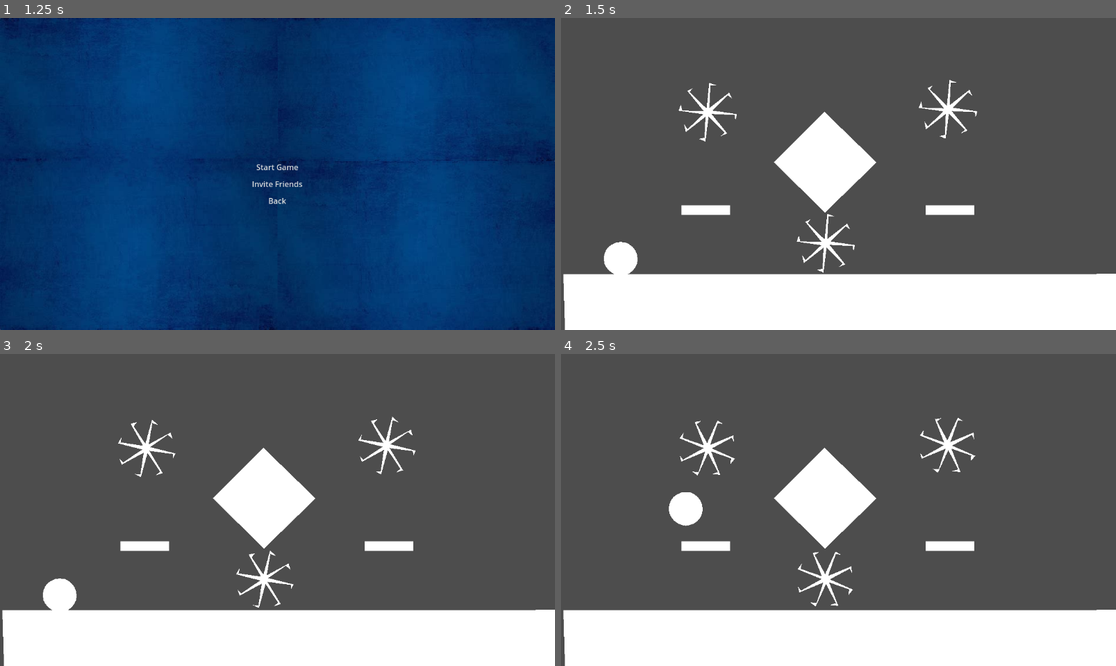
Above: before the commit, frames 1-4 (two rows, left to right).
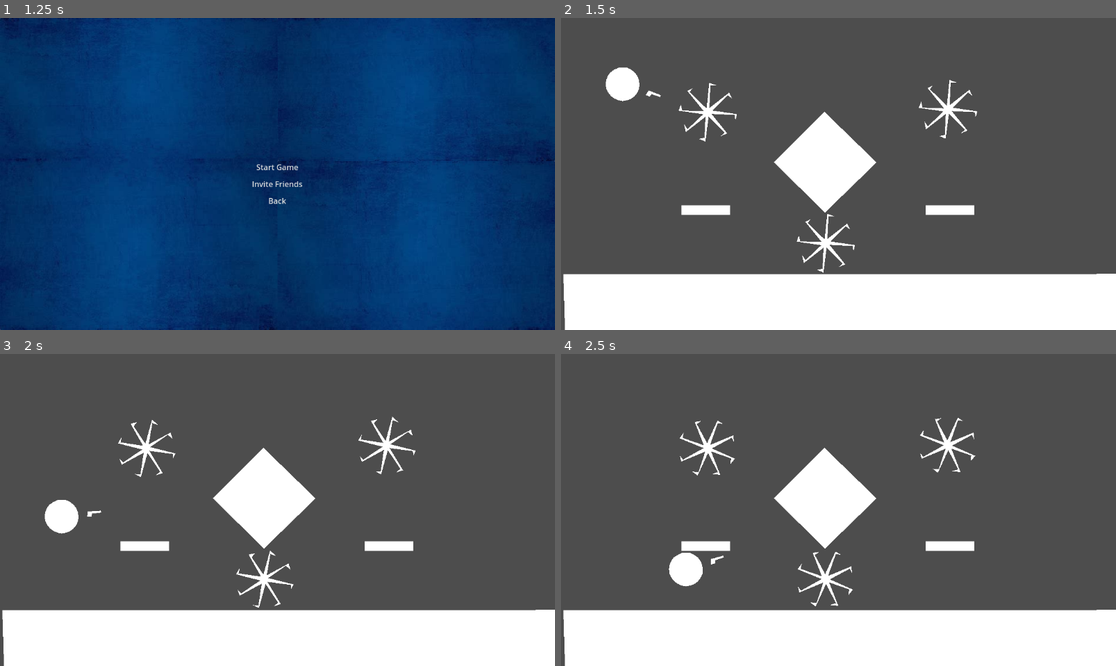
Above: after the commit, the same moments.

Repository: Zblaz/Rounds2
Game: Godot game, scene res://Scenes/main_menu.tscn
Two runs of this game, one before a commit and one after it. Both use one fixed random seed, a clock stepped at 60 frames per second and the inputs below.
Inputs (mouse positions are in pixels of both pictures, inside the frame that each line leads up to):
- Up to frame 1 (1.25 s): click "Lobby" at 0.5 s
- Up to frame 2 (1.5 s): click "Start Game" at 1.25 s
- Up to frame 3 (2 s): no input
- Up to frame 4 (2.5 s): tap Enter (ui_accept) at 2, 2.27 s; move the mouse to (960, 494) at 2.02 s; hold Right (ui_right) from 2.03 s (still down)

Frame 1 is identical in both runs. In frame 2, 1.1% of the frame differs, in the area x 7-19%, y 15-83%; in frame 3, 1.1%; in frame 4, 1.1%, in the area x 19-30%, y 44-75%.

Commit message:
Added gun

Diff:
--- a/Scenes/player.tscn
+++ b/Scenes/player.tscn
@@ -1,18 +1,30 @@
-[gd_scene load_steps=3 format=3 uid="uid://m1bjk5tikiey"]
+[gd_scene load_steps=4 format=3 uid="uid://m1bjk5tikiey"]
 
 [ext_resource type="Script" path="res://Scripts/player.gd" id="1_v0s2h"]
 
-[sub_resource type="CircleShape2D" id="CircleShape2D_lgl50"]
-radius = 35.0
+[sub_resource type="CircleShape2D" id="CircleShape2D_mqdq0"]
+radius = 35.2278
+
+[sub_resource type="GDScript" id="GDScript_mdtce"]
+script/source = "extends Polygon2D
+
+func _process(delta: float):
+	var mouse_position = get_global_mouse_position()
+	look_at(mouse_position)
+
+"
 
 [node name="CharacterBody2D" type="CharacterBody2D"]
+position = Vector2(128, 125)
 script = ExtResource("1_v0s2h")
 
-[node name="CollisionShape2D" type="CollisionShape2D" parent="."]
-position = Vector2(124, 488)
-shape = SubResource("CircleShape2D_lgl50")
-
-[node name="Polygon2D" type="Polygon2D" parent="CollisionShape2D"]
-position = Vector2(5.126e-06, -0.393243)
+[node name="Polygon2D" type="Polygon2D" parent="."]
 scale = Vector2(0.795455, 0.786517)
 polygon = PackedVector2Array(0, -44, 12, -43, 22, -38, 31, -31, 38, -22, 42, -12, 44, 0, 43, 12, 38, 23, 31, 32, 22, 39, 11, 43, 0, 45, -11, 43, -22, 38, -31, 31, -38, 22, -43, 12, -44, -1, -43, -11, -38, -23, -32, -31, -22, -38, -11, -43)
+
+[node name="CollisionShape2D" type="CollisionShape2D" parent="."]
+shape = SubResource("CircleShape2D_mqdq0")
+
+[node name="Gun" type="Polygon2D" parent="."]
+polygon = PackedVector2Array(53, 4, 55, -7, 82, -7, 82, -3, 63, -2, 62, 4)
+script = SubResource("GDScript_mdtce")
--- a/Scenes/test_world.tscn
+++ b/Scenes/test_world.tscn
@@ -1,12 +1,9 @@
-[gd_scene load_steps=9 format=3 uid="uid://duetot553lyv2"]
+[gd_scene load_steps=8 format=3 uid="uid://duetot553lyv2"]
 
 [ext_resource type="Script" path="res://Scripts/test_world.gd" id="1_gkex7"]
 [ext_resource type="PackedScene" uid="uid://m1bjk5tikiey" path="res://Scenes/player.tscn" id="1_wnav8"]
-[ext_resource type="PackedScene" path="res://Scenes/pause_menu.tscn" id="3_yrrsj"]
+[ext_resource type="PackedScene" uid="uid://dlo0o8o6r6mgv" path="res://Scenes/pause_menu.tscn" id="3_yrrsj"]
 [ext_resource type="Script" path="res://Scripts/polygon_2d.gd" id="4_cotuj"]
-
-[sub_resource type="CircleShape2D" id="CircleShape2D_8gqi2"]
-radius = 35.2278
 
 [sub_resource type="RectangleShape2D" id="RectangleShape2D_48ued"]
 size = Vector2(148, 145)
@@ -26,17 +23,6 @@
 offset_top = 290.0
 offset_right = 203.0
 offset_bottom = 290.0
-
-[node name="Player" parent="." instance=ExtResource("1_wnav8")]
-
-[node name="CollisionShape2D2" type="CollisionShape2D" parent="Player"]
-position = Vector2(124, 488)
-shape = SubResource("CircleShape2D_8gqi2")
-
-[node name="Polygon2D" type="Polygon2D" parent="Player/CollisionShape2D2"]
-position = Vector2(5.126e-06, -0.393243)
-scale = Vector2(0.795455, 0.786517)
-polygon = PackedVector2Array(0, -44, 12, -43, 22, -38, 31, -31, 38, -22, 42, -12, 44, 0, 43, 12, 38, 23, 31, 32, 22, 39, 11, 43, 0, 45, -11, 43, -22, 38, -31, 31, -38, 22, -43, 12, -44, -1, -43, -11, -38, -23, -32, -31, -22, -38, -11, -43)
 
 [node name="Floor" type="StaticBody2D" parent="."]
 
@@ -100,4 +86,6 @@
 polygon = PackedVector2Array(0, -61, -4, -9, -37, -42, -30, -51, -43, -44, -7, -4, -56, -1, -58, -11, -61, 1, -7, 4, -38, 36, -49, 30, -43, 42, -3, 9, -2, 54, -15, 52, 0, 61, 4, 9, 35, 40, 29, 50, 42, 44, 8, 4, 55, 2, 55, 13, 60, -1, 8, -4, 42, -38, 51, -32, 44, -43, 4, -10, 2, -55, 13, -57)
 script = ExtResource("4_cotuj")
 
-[connection signal="body_entered" from="Hazards" to="Player" method="_on_hazards_body_entered"]
+[node name="CharacterBody2D" parent="." instance=ExtResource("1_wnav8")]
+
+[connection signal="body_entered" from="Hazards" to="CharacterBody2D" method="_on_hazards_body_entered"]
--- a/Scripts/player.gd
+++ b/Scripts/player.gd
@@ -1,11 +1,15 @@
 extends CharacterBody2D
 
+var direction := Input.get_axis("ui_left", "ui_right")
 var radius = 50
 const SPEED = 300.0
 const JUMP_VELOCITY = -600.0
 
+func _process(delta: float):
+	var mouse_position = get_global_mouse_position()
 
 func _physics_process(delta: float) -> void:
+	var mouse_position = get_global_mouse_position()
 	# Add the gravity.
 	if not is_on_floor():
 		velocity += get_gravity() * delta
@@ -14,14 +18,28 @@
 	if Input.is_action_just_pressed("ui_accept") and is_on_floor():
 		velocity.y = JUMP_VELOCITY
 
+	var direction := Input.get_axis("ui_left", "ui_right")
 	# Get the input direction and handle the movement/deceleration.
 	# As good practice, you should replace UI actions with custom gameplay actions.
-	var direction := Input.get_axis("ui_left", "ui_right")
+
 	if direction:
 		velocity.x = direction * SPEED
 	else:
 		velocity.x = move_toward(velocity.x, 0, SPEED)
+
+	if mouse_position.x > position.x:
+		$Gun.scale.y = 1
+	elif mouse_position.x < position.x:
+		$Gun.scale.y = -1
+
+
+
+
+
+
+
 	move_and_slide()
 
 func _on_hazards_body_entered(area: CharacterBody2D):
 	hide()
+	print('death')
--- a/default_bus_layout.tres
+++ b/default_bus_layout.tres
@@ -1,9 +1,10 @@
 [gd_resource type="AudioBusLayout" format=3 uid="uid://dho4ivsl6lxi3"]
 
 [resource]
+bus/0/volume_db = 1.06049
 bus/1/name = &"Music"
 bus/1/solo = false
 bus/1/mute = false
 bus/1/bypass_fx = false
-bus/1/volume_db = 0.0
+bus/1/volume_db = 1.25825
 bus/1/send = &"Master"
--- a/project.godot
+++ b/project.godot
@@ -21,6 +21,30 @@
 
 [input]
 
+ui_left={
+"deadzone": 0.5,
+"events": [Object(InputEventKey,"resource_local_to_scene":false,"resource_name":"","device":0,"window_id":0,"alt_pressed":false,"shift_pressed":false,"ctrl_pressed":false,"meta_pressed":false,"pressed":false,"keycode":4194319,"physical_keycode":0,"key_label":0,"unicode":0,"location":0,"echo":false,"script":null)
+, Object(InputEventJoypadButton,"resource_local_to_scene":false,"resource_name":"","device":0,"button_index":13,"pressure":0.0,"pressed":false,"script":null)
+, Object(InputEventJoypadMotion,"resource_local_to_scene":false,"resource_name":"","device":0,"axis":0,"axis_value":-1.0,"script":null)
+, Object(InputEventKey,"resource_local_to_scene":false,"resource_name":"","device":-1,"window_id":0,"alt_pressed":false,"shift_pressed":false,"ctrl_pressed":false,"meta_pressed":false,"pressed":false,"keycode":0,"physical_keycode":65,"key_label":0,"unicode":97,"location":0,"echo":false,"script":null)
+]
+}
+ui_right={
+"deadzone": 0.5,
+"events": [Object(InputEventKey,"resource_local_to_scene":false,"resource_name":"","device":0,"window_id":0,"alt_pressed":false,"shift_pressed":false,"ctrl_pressed":false,"meta_pressed":false,"pressed":false,"keycode":4194321,"physical_keycode":0,"key_label":0,"unicode":0,"location":0,"echo":false,"script":null)
+, Object(InputEventJoypadButton,"resource_local_to_scene":false,"resource_name":"","device":0,"button_index":14,"pressure":0.0,"pressed":false,"script":null)
+, Object(InputEventJoypadMotion,"resource_local_to_scene":false,"resource_name":"","device":0,"axis":0,"axis_value":1.0,"script":null)
+, Object(InputEventKey,"resource_local_to_scene":false,"resource_name":"","device":-1,"window_id":0,"alt_pressed":false,"shift_pressed":false,"ctrl_pressed":false,"meta_pressed":false,"pressed":false,"keycode":0,"physical_keycode":68,"key_label":0,"unicode":100,"location":0,"echo":false,"script":null)
+]
+}
+ui_up={
+"deadzone": 0.5,
+"events": [Object(InputEventKey,"resource_local_to_scene":false,"resource_name":"","device":0,"window_id":0,"alt_pressed":false,"shift_pressed":false,"ctrl_pressed":false,"meta_pressed":false,"pressed":false,"keycode":4194320,"physical_keycode":0,"key_label":0,"unicode":0,"location":0,"echo":false,"script":null)
+, Object(InputEventJoypadButton,"resource_local_to_scene":false,"resource_name":"","device":0,"button_index":11,"pressure":0.0,"pressed":false,"script":null)
+, Object(InputEventJoypadMotion,"resource_local_to_scene":false,"resource_name":"","device":0,"axis":1,"axis_value":-1.0,"script":null)
+, Object(InputEventKey,"resource_local_to_scene":false,"resource_name":"","device":-1,"window_id":0,"alt_pressed":false,"shift_pressed":false,"ctrl_pressed":false,"meta_pressed":false,"pressed":false,"keycode":0,"physical_keycode":87,"key_label":0,"unicode":119,"location":0,"echo":false,"script":null)
+]
+}
 pause={
 "deadzone": 0.5,
 "events": [Object(InputEventKey,"resource_local_to_scene":false,"resource_name":"","device":-1,"window_id":0,"alt_press …(195 unchanged characters)…
